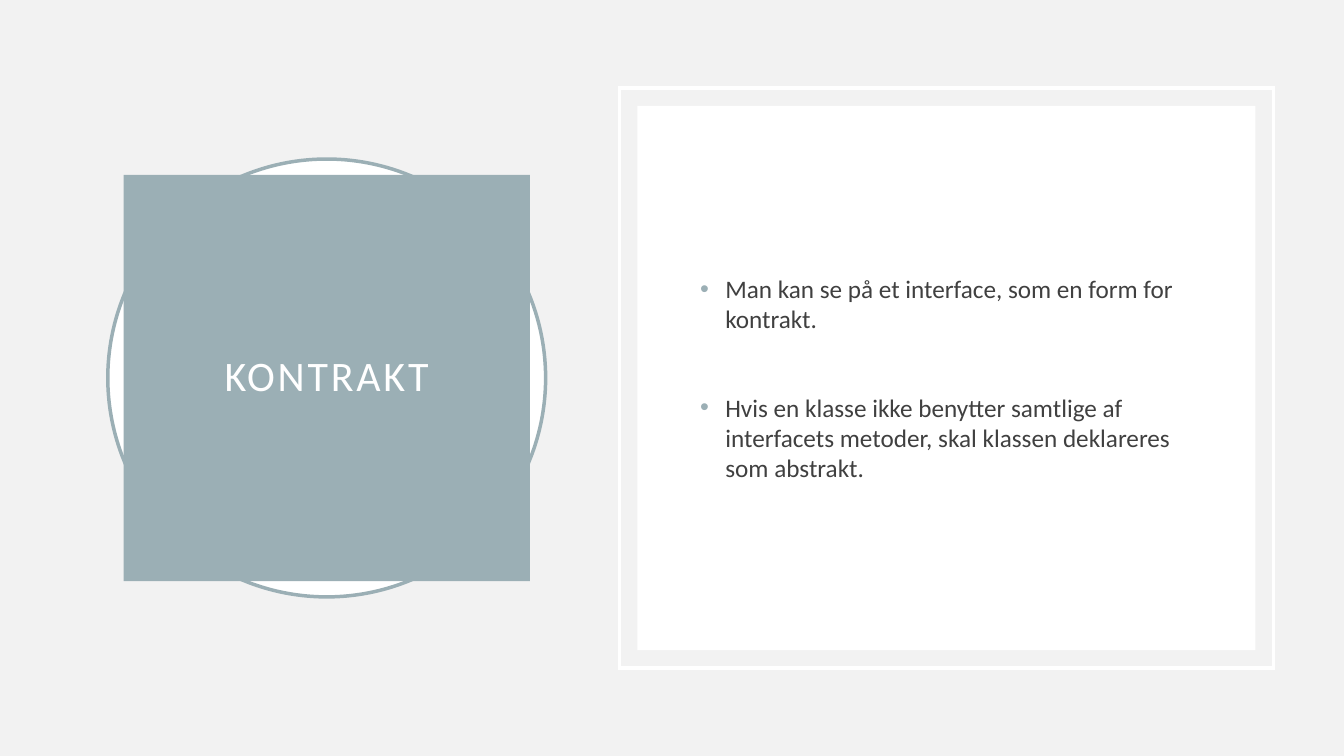
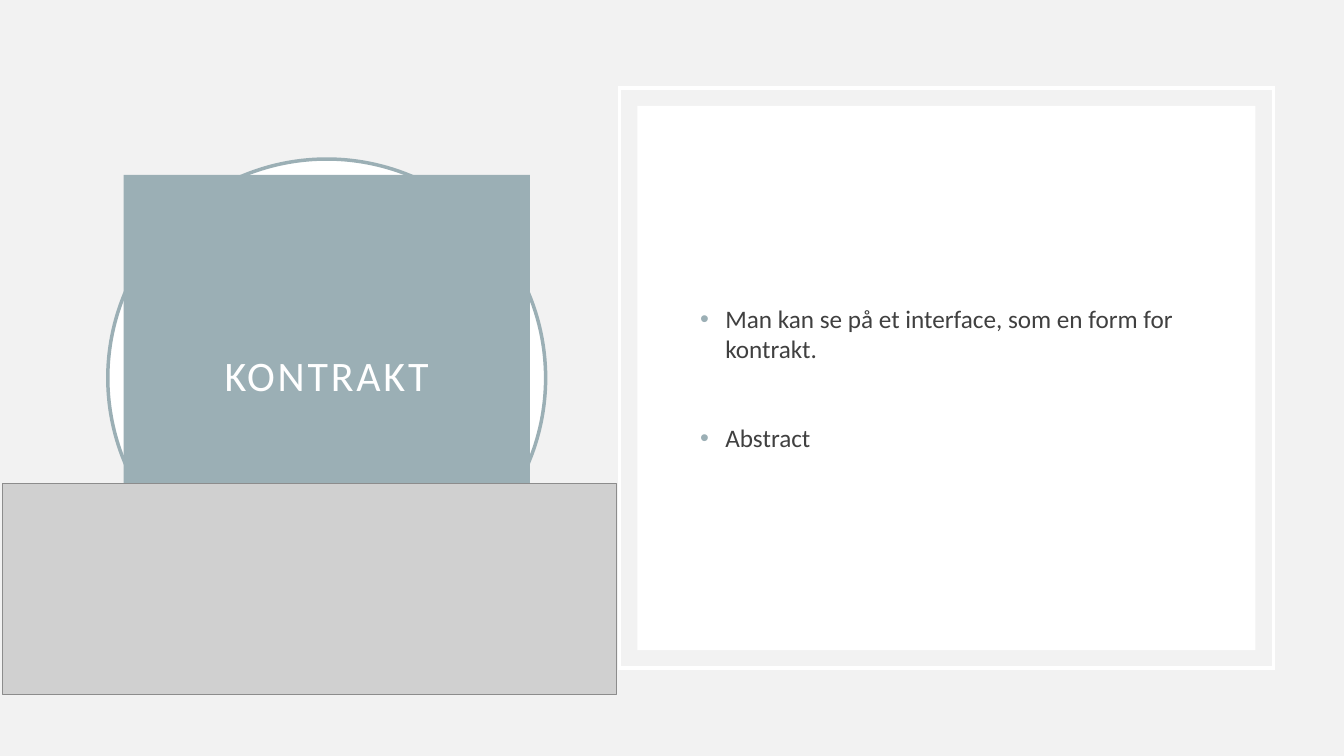
Before and after one commit to ortismal/3.-semester-SWC-TEK-slides, a slide deck: slide 6 of Interface&Generics.pptx (slide 8 before the commit). Drawn at 1344x756 pixels with LibreOffice and Linux fonts; fonts in the diff are those of the drawing; grey boxes stand for pictures. Boxes give left, top, right and bottom in pixels: in the first picture for what was removed or moved away, otherwise in the second. Text is boxed around its words. In the diff, an @@ line names an element or a change of style, - is before the commit and + after.

```diff
--- a/Interface&Generics.pptx
+++ b/Interface&Generics.pptx
@@ text at [725, 429, 810, 447]: text changed @@
-• Hvis en klasse ikke benytter samtlige af interfacets metoder, skal klassen deklareres som abstrakt.
+• Abstract
@@ picture added at [2, 484, 616, 695] @@
```
Also in this commit, not shown: 4 other slides changed, 2 slides removed, 9 other files.
